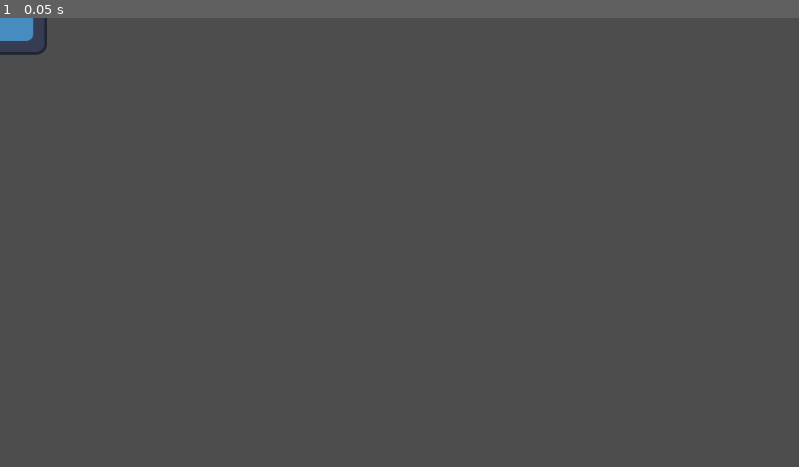
Above: before the commit, frame 1.
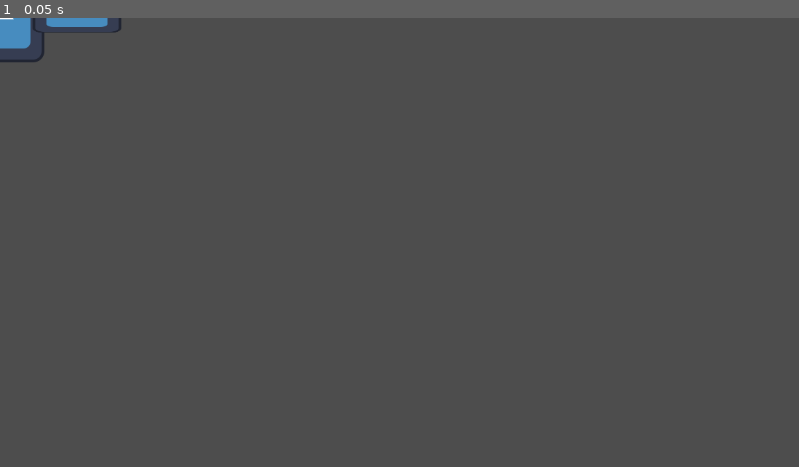
Above: after the commit, the same moment.

Repository: laws65/multiplayer-test
Game: Godot game, scene res://src/shared/blobs/character/character.tscn
Same seed, same stepped clock (60 frames per second), same inputs: the game is played once before the commit and once after it. This scene is started directly instead of the project's main scene. The engine's default icon, where the game draws it, is replaced by a stand-in: a white triangle on a blue panel in a dark square.
Inputs:
- Up to frame 1 (0.05 s): no input

The runs differ from the first frame. In frame 1, 0.4% of the frame differs, in the area x 0-16%, y 0-10%.

Commit message:
demo about switching guns

Diff:
--- a/project.godot
+++ b/project.godot
@@ -51,6 +51,21 @@
 "events": [Object(InputEventKey,"resource_local_to_scene":false,"resource_name":"","device":-1,"window_id":0,"alt_pressed":false,"shift_pressed":false,"ctrl_pressed":false,"meta_pressed":false,"pressed":false,"keycode":0,"physical_keycode":68,"key_label":0,"unicode":100,"echo":false,"script":null)
 ]
 }
+primary={
+"deadzone": 0.5,
+"events": [Object(InputEventKey,"resource_local_to_scene":false,"resource_name":"","device":-1,"window_id":0,"alt_pressed":false,"shift_pressed":false,"ctrl_pressed":false,"meta_pressed":false,"pressed":false,"keycode":0,"physical_keycode":49,"key_label":0,"unicode":49,"echo":false,"script":null)
+]
+}
+secondary={
+"deadzone": 0.5,
+"events": [Object(InputEventKey,"resource_local_to_scene":false,"resource_name":"","device":-1,"window_id":0,"alt_pressed":false,"shift_pressed":false,"ctrl_pressed":false,"meta_pressed":false,"pressed":false,"keycode":0,"physical_keycode":50,"key_label":0,"unicode":50,"echo":false,"script":null)
+]
+}
+tertiary={
+"deadzone": 0.5,
+"events": [Object(InputEventKey,"resource_local_to_scene":false,"resource_name":"","device":-1,"window_id":0,"alt_pressed":false,"shift_pressed":false,"ctrl_pressed":false,"meta_pressed":false,"pressed":false,"keycode":0,"physical_keycode":51,"key_label":0,"unicode":51,"echo":false,"script":null)
+]
+}
 
 [rendering]
 
--- a/src/client/scripts/client.gd
+++ b/src/client/scripts/client.gd
@@ -60,13 +60,12 @@
 		var mid_point = _latency_array[4]
 		for i in range(_latency_array.size()-1, -1, -1):
 			if _latency_array[i] > (2.0 * mid_point) and _latency_array[i] > 0.02:
-				_latency_array.remove(i)
+				_latency_array.remove_at(i)
 			else:
 				total_latency += _latency_array[i]
 		var new_latency = total_latency / float(_latency_array.size())
 		_delta_latency = new_latency - latency
 		latency = new_latency
-		print("new latency " + str(new_latency))
 		_latency_array.clear()
 
 
--- a/src/shared/blobs/character/character.gd
+++ b/src/shared/blobs/character/character.gd
@@ -1,7 +1,19 @@
 extends Node
 
 
-func _on_character_player_tick(blob: Blob) -> void:
+var selected_slot_index: int = 0
+
+
+
+@rpc("any_peer", "reliable")
+func change_weapon_slot(slot_index: int) -> void:
+	if get_parent().get_player_id() != multiplayer.get_remote_sender_id():
+		return
+
+	set_slot_index.rpc_id(0, slot_index)
+
+
+func _on_character_player_server_tick(blob: Blob) -> void:
 	var axis := Vector2(
 		int(Inputs.get_input("right")) - int(Inputs.get_input("left")),
 		int(Inputs.get_input("down")) - int(Inputs.get_input("up"))
@@ -9,3 +21,30 @@
 	blob.velocity = axis * 200
 	blob.look_at(Inputs.get_input("mouse_pos", Vector2.ZERO))
 	blob.move_and_slide()
+
+
+func _on_character_player_client_tick(_blob: Blob) -> void:
+	if Input.is_action_just_pressed("primary"):
+		request_change_slot_index(0)
+	elif Input.is_action_just_pressed("secondary"):
+		request_change_slot_index(1)
+	elif Input.is_action_just_pressed("tertiary"):
+		request_change_slot_index(2)
+
+
+func request_change_slot_index(index: int) -> void:
+	if selected_slot_index == index:
+		return
+	set_slot_index(index)
+	change_weapon_slot.rpc_id(1, index)
+
+
+@rpc("call_local")
+func set_slot_index(index: int) -> void:
+	if selected_slot_index == index:
+		return
+	selected_slot_index = index
+	var slots = [$"../Ak", $"../Glock", $"../Knife"]
+	for slot in slots:
+		slot.hide()
+	slots[index].show()
--- a/src/shared/blobs/character/character.tscn
+++ b/src/shared/blobs/character/character.tscn
@@ -1,17 +1,40 @@
-[gd_scene load_steps=4 format=3 uid="uid://nux8qtt0bj2h"]
+[gd_scene load_steps=5 format=3 uid="uid://nux8qtt0bj2h"]
 
 [ext_resource type="Script" path="res://src/shared/scripts/blob.gd" id="1_5tb0t"]
 [ext_resource type="Texture2D" uid="uid://ddfeyc0a2p2s3" path="res://icon.svg" id="2_ba450"]
 [ext_resource type="Script" path="res://src/shared/blobs/character/character.gd" id="3_gegqs"]
+[ext_resource type="Script" path="res://src/shared/blobs/character/character_syncer.gd" id="4_wlpbf"]
 
-[node name="Character" type="CharacterBody2D"]
+[node name="Character" type="CharacterBody2D" node_paths=PackedStringArray("_syncer")]
 script = ExtResource("1_5tb0t")
+_syncer = NodePath("Syncer")
 
 [node name="Icon" type="Sprite2D" parent="."]
-position = Vector2(4, -11)
 texture = ExtResource("2_ba450")
 
 [node name="Character" type="Node" parent="."]
 script = ExtResource("3_gegqs")
 
-[connection signal="player_tick" from="." to="Character" method="_on_character_player_tick"]
+[node name="Glock" type="Sprite2D" parent="."]
+visible = false
+position = Vector2(61, 2)
+scale = Vector2(0.671875, 0.34375)
+texture = ExtResource("2_ba450")
+
+[node name="Ak" type="Sprite2D" parent="."]
+position = Vector2(111, -5.99999)
+scale = Vector2(1, 0.429688)
+texture = ExtResource("2_ba450")
+
+[node name="Knife" type="Sprite2D" parent="."]
+visible = false
+position = Vector2(70.5, -3)
+rotation = -0.445059
+scale = Vector2(0.539063, 0.0625)
+texture = ExtResource("2_ba450")
+
+[node name="Syncer" type="Node" parent="."]
+script = ExtResource("4_wlpbf")
+
+[connection signal="player_client_tick" from="." to="Character" method="_on_character_player_client_tick"]
+[connection signal="player_server_tick" from="." to="Character" method="_on_character_player_server_tick"]
--- /dev/null
+++ b/src/shared/blobs/character/character_syncer.gd
@@ -0,0 +1,12 @@
+extends CustomBlobSyncer
+
+
+func get_spawn_data() -> Array:
+	var out := super()
+	out.push_back($"../Character".selected_slot_index)
+	return out
+
+
+func set_spawn_data(data: Array) -> void:
+	super(data)
+	$"../Character".set_slot_index(data[4])
--- a/src/shared/gamemodes/ffa.gd
+++ b/src/shared/gamemodes/ffa.gd
@@ -10,7 +10,7 @@
 	if multiplayer.is_server():
 		var rand_spawnpoint := Vector2(randf_range(-50, 50), randf_range(-50, 50))
 		var blob := Server.spawn_blob(
-			"res://src/shared/blobs/character/character.tscn", [-1, rand_spawnpoint, 0]
+			"res://src/shared/blobs/character/character.tscn", [-1, rand_spawnpoint, 0, 0]
 		)
 		blob.server_set_player_id.rpc(_player.get_id())
 
--- a/src/shared/scripts/blob.gd
+++ b/src/shared/scripts/blob.gd
@@ -2,25 +2,30 @@
 class_name Blob
 
 
-signal player_id_changed(old_player_id, new_player_id)
-signal player_tick(blob)
+signal player_id_changed(old_player_id: int, new_player_id: int)
+signal player_server_tick(blob: Blob)
+signal player_client_tick(blob: Blob)
 
 var _player_id: int
 
+@export
+var _syncer: CustomBlobSyncer ## Custom syncer for general and every tick data, can leave empty
 
-func _ready() -> void:
-	add_to_group("blobs")
+
+func _notification(what: int) -> void:
+	if what == NOTIFICATION_SCENE_INSTANTIATED:
+		add_to_group("blobs")
+		_setup_syncer()
 
 
 func _physics_process(_delta: float) -> void:
-	if not multiplayer.is_server():
-		return
-
 	if not has_player():
 		return
-
-	Inputs.set_player_id(_player_id)
-	player_tick.emit(self)
+	if multiplayer.is_server():
+		Inputs.set_player_id(_player_id)
+		player_server_tick.emit(self)
+	elif get_player_id() == multiplayer.get_unique_id():
+		player_client_tick.emit(self)
 
 
 @rpc("call_local", "reliable")
@@ -53,20 +58,23 @@
 
 
 func get_sync_state() -> Array:
-	return [position, rotation]
+	return _syncer.get_sync_state()
 
 
 func set_sync_state(info_old: Array, info_new: Array, interpolation_factor: float) -> void:
-	position = lerp(info_old[0], info_new[0], interpolation_factor)
-	rotation = lerp_angle(info_old[1], info_new[1], interpolation_factor)
+	_syncer.set_sync_state(info_old, info_new, interpolation_factor)
 
 
 func get_spawn_data() -> Array:
-	return [scene_file_path, get_id(), _player_id, position, rotation]
+	return _syncer.get_spawn_data()
 
 
 func set_spawn_data(info: Array) -> void:
-	name = str(info[0])
-	_player_id = info[1]
-	position = info[2]
-	rotation = info[3]
+	_syncer.set_spawn_data(info)
+
+
+func _setup_syncer() -> void:
+	if not is_instance_valid(_syncer):
+		_syncer = CustomBlobSyncer.new()
+		add_child(_syncer)
+	_syncer.parent_blob = self
--- a/src/shared/scripts/reusable/client_only.gd
+++ /dev/null
@@ -1,5 +0,0 @@
-extends Node
-class_name ClientOnly
-
-
-func _ready() -> void:
--- /dev/null
+++ b/src/shared/scripts/reusable/custom_syncer.gd
@@ -0,0 +1,29 @@
+extends Node
+class_name CustomBlobSyncer
+
+
+@export
+var parent_blob: Blob
+
+## When you add new properties to be synced every frame, override this
+func get_sync_state() -> Array:
+	return [parent_blob.position, parent_blob.rotation]
+
+
+## When you add new properties to be synced every frame, override this
+func set_sync_state(info_old: Array, info_new: Array, interpolation_factor: float) -> void:
+	parent_blob.position = lerp(info_old[0], info_new[0], interpolation_factor)
+	parent_blob.rotation = lerp_angle(info_old[1], info_new[1], interpolation_factor)
+
+
+## When you add new general properties to be added, override this
+func get_spawn_data() -> Array:
+	return [parent_blob.scene_file_path, parent_blob.get_id(), parent_blob._player_id, parent_blob.position, parent_blob.rotation]
+
+
+## When you add new general properties to be added, override this
+func set_spawn_data(info: Array) -> void:
+	parent_blob.name = str(info[0])
+	parent_blob._player_id = info[1]
+	parent_blob.position = info[2]
+	parent_blob.rotation = info[3]
